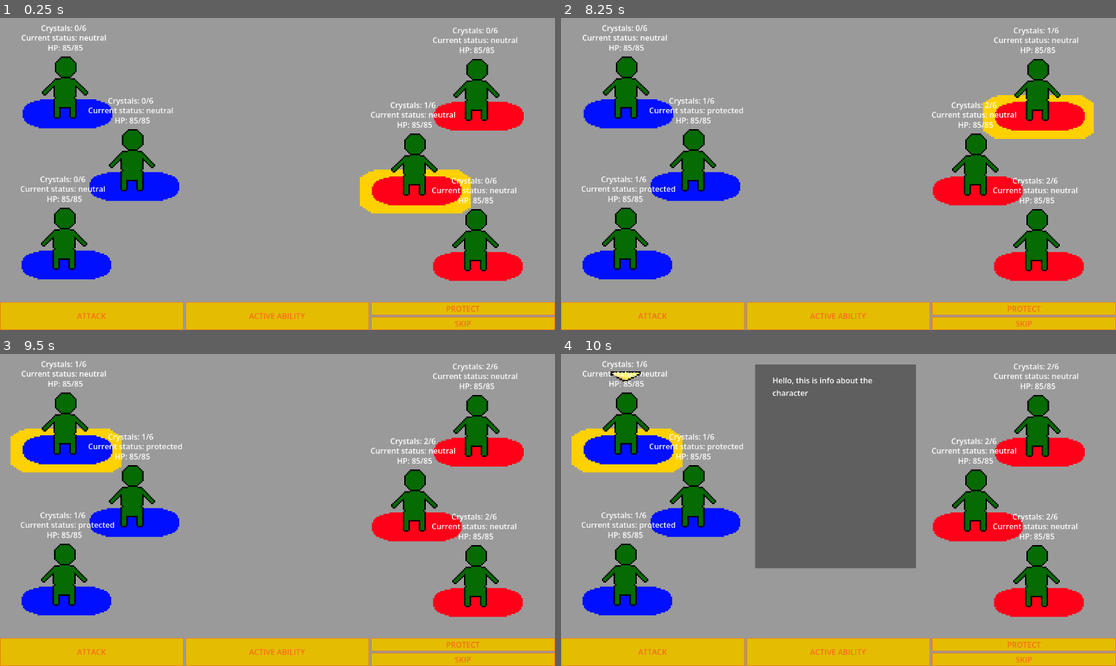
Above: before the commit, frames 1-4 (two rows, left to right).
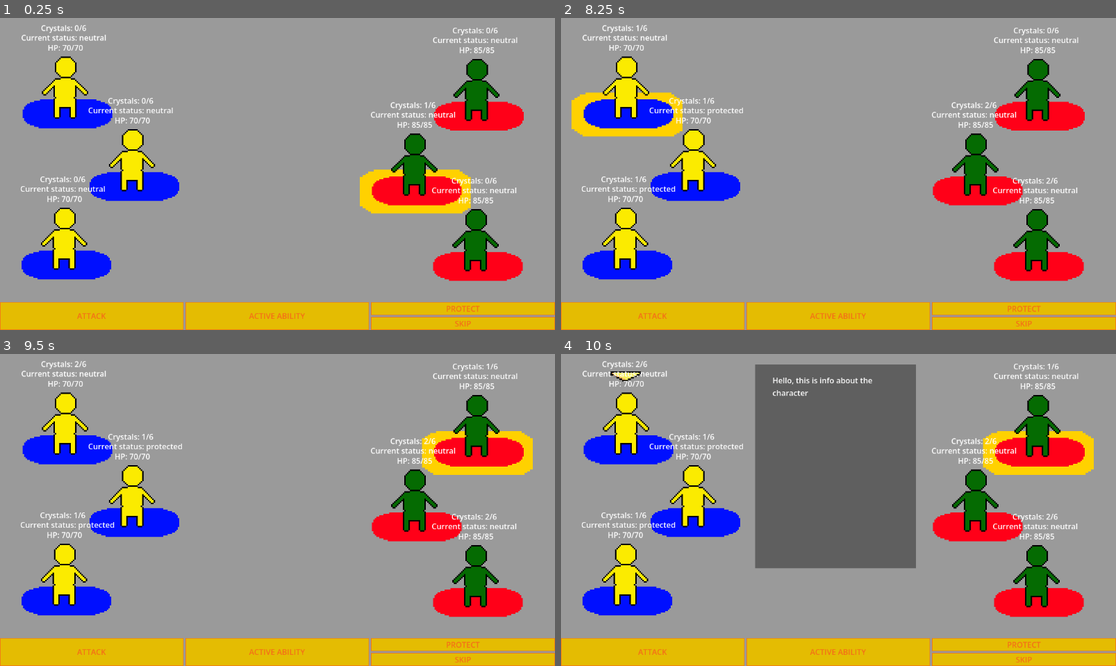
Above: after the commit, the same moments.

Repository: crowprogramsgames/erpge
Game: Godot game, scene res://scenes/battle/battle.tscn
Same seed, same stepped clock (60 frames per second), same inputs: the game is played once before the commit and once after it.
Inputs (mouse positions are in pixels of both pictures, inside the frame that each line leads up to):
- Up to frame 1 (0.25 s): no input
- Up to frame 2 (8.25 s): click "ACTIVE ABILITY" at 0.5 s; click "SKIP" at 1.25 s; click "SKIP" at 2 s; click "ATTACK" at 2.75 s; click "PROTECT" at 3.5 s; click "ATTACK" at 4.25 s; click "ACTIVE ABILITY" at 5 s; click "PROTECT" at 5.75 s; click "ATTACK" at 6.5 s; click "ACTIVE ABILITY" at 7.25 s; click "PROTECT" at 8 s
- Up to frame 3 (9.5 s): click "SKIP" at 8.75 s
- Up to frame 4 (10 s): tap Enter at 9.5 s; move the mouse to (627, 425) at 9.52 s; press the mouse at (627, 425) at 9.53 s

The runs differ from the first frame. In frame 1, 2.0% of the frame differs, in the area x 7-28%, y 8-81%; in frame 2, 4.6%, in the area x 1-96%, y 2-81%; in frame 3, 4.6%; in frame 4, 4.6%.

Commit message:
warrior finished and tested

Diff:
--- a/archetypes/starters/Druid/a_druid.tres
+++ /dev/null
@@ -1,8 +0,0 @@
-[gd_resource type="Resource" format=3 uid="uid://bftes84o4gqwr"]
-
-[ext_resource type="Script" uid="uid://bwlx8rbmi5kk1" path="res://archetypes/starters/Druid/a_druid.gd" id="1_hpnls"]
-
-[resource]
-script = ExtResource("1_hpnls")
-active_name = "Wood wall"
-active_desc = "All allies are granted the \"protected\" status"
--- a/archetypes/starters/Druid/druid.tres
+++ /dev/null
@@ -1,20 +0,0 @@
-[gd_resource type="Resource" script_class="Archetype" format=3 uid="uid://dqjgchpjekseo"]
-
-[ext_resource type="Resource" uid="uid://bftes84o4gqwr" path="res://archetypes/starters/Druid/a_druid.tres" id="1_3u4nk"]
-[ext_resource type="Resource" uid="uid://wqnk4ov8h4yh" path="res://archetypes/starters/Druid/p_druid.tres" id="2_44v22"]
-[ext_resource type="Texture2D" uid="uid://b0o1aj5ipjy2d" path="res://art/adv_sprites/end_files.png" id="3_erv30"]
-[ext_resource type="Script" uid="uid://qoe7jgamtuc7" path="res://resources/archetype.gd" id="4_0n2sj"]
-[ext_resource type="Resource" uid="uid://bikue0lgh7foy" path="res://statuses/neutral.tres" id="5_e4a2v"]
-[ext_resource type="Resource" uid="uid://cjk75gk15incr" path="res://archetypes/starters/Druid/druid_stats.tres" id="6_cs42n"]
-[ext_resource type="Resource" uid="uid://b0slrx608lvjt" path="res://items/weapons/club.tres" id="7_quhw2"]
-
-[resource]
-script = ExtResource("4_0n2sj")
-arch_name = "Druid"
-arch_desc = "The bark of the trees will protect us"
-portrait = ExtResource("3_erv30")
-stats = ExtResource("6_cs42n")
-passive_ability = ExtResource("2_44v22")
-active_ability = ExtResource("1_3u4nk")
-weapon = ExtResource("7_quhw2")
-metadata/_custom_type_script = "uid://qoe7jgamtuc7"
--- a/archetypes/starters/Druid/p_druid.tres
+++ /dev/null
@@ -1,9 +0,0 @@
-[gd_resource type="Resource" format=3 uid="uid://wqnk4ov8h4yh"]
-
-[ext_resource type="Script" uid="uid://df27rfrtjx2ou" path="res://resources/modifier.gd" id="1_wtkn4"]
-[ext_resource type="Script" uid="uid://gmws0qse10v6" path="res://archetypes/starters/Druid/p_druid.gd" id="2_h6xot"]
-
-[resource]
-script = ExtResource("2_h6xot")
-passive_name = "Creepy thorns"
-passive_desc = "Thorns cover those who take a defensive position. Whoever dares to attack them will be harmed back"
--- /dev/null
+++ b/archetypes/starters/Warden/a_warden.tres
@@ -0,0 +1,8 @@
+[gd_resource type="Resource" format=3 uid="uid://bftes84o4gqwr"]
+
+[ext_resource type="Script" uid="uid://bwlx8rbmi5kk1" path="res://archetypes/starters/Warden/a_warden.gd" id="1_jg1go"]
+
+[resource]
+script = ExtResource("1_jg1go")
+active_name = "Vine Barrier"
+active_desc = "All allies are granted the \"protected\" status"
--- /dev/null
+++ b/archetypes/starters/Warden/p_warden.tres
@@ -0,0 +1,9 @@
+[gd_resource type="Resource" format=3 uid="uid://wqnk4ov8h4yh"]
+
+[ext_resource type="Script" uid="uid://df27rfrtjx2ou" path="res://resources/modifier.gd" id="1_o7bt5"]
+[ext_resource type="Script" uid="uid://gmws0qse10v6" path="res://archetypes/starters/Warden/p_warden.gd" id="2_c6jfm"]
+
+[resource]
+script = ExtResource("2_c6jfm")
+passive_name = "Overgrown thorns"
+passive_desc = "Thorns cover those who take a defensive position. Whoever dares to attack them will be harmed back"
--- /dev/null
+++ b/archetypes/starters/Warden/warden.tres
@@ -0,0 +1,20 @@
+[gd_resource type="Resource" script_class="Archetype" format=3 uid="uid://dqjgchpjekseo"]
+
+[ext_resource type="Resource" uid="uid://bftes84o4gqwr" path="res://archetypes/starters/Warden/a_warden.tres" id="1_tr1x6"]
+[ext_resource type="Resource" uid="uid://wqnk4ov8h4yh" path="res://archetypes/starters/Warden/p_warden.tres" id="2_a35kf"]
+[ext_resource type="Texture2D" uid="uid://b0o1aj5ipjy2d" path="res://art/adv_sprites/end_files.png" id="3_k6lrn"]
+[ext_resource type="Script" uid="uid://qoe7jgamtuc7" path="res://resources/archetype.gd" id="4_vqrcr"]
+[ext_resource type="Resource" uid="uid://bikue0lgh7foy" path="res://statuses/neutral.tres" id="5_txg0t"]
+[ext_resource type="Resource" uid="uid://cjk75gk15incr" path="res://archetypes/starters/Warden/warden_stats.tres" id="6_1a3xb"]
+[ext_resource type="Resource" uid="uid://b0slrx608lvjt" path="res://items/weapons/club.tres" id="7_uev7b"]
+
+[resource]
+script = ExtResource("4_vqrcr")
+arch_name = "Warden"
+arch_desc = "A guardian of the weak sheltered in the forest"
+portrait = ExtResource("3_k6lrn")
+stats = ExtResource("6_1a3xb")
+passive_ability = ExtResource("2_a35kf")
+active_ability = ExtResource("1_tr1x6")
+weapon = ExtResource("7_uev7b")
+metadata/_custom_type_script = "uid://qoe7jgamtuc7"
--- /dev/null
+++ b/archetypes/starters/Warrior/a_warrior.gd
@@ -0,0 +1,31 @@
+extends Active
+
+func a_action() -> void:
+	Action.set_action(Action.ActionType.ABILITY, Action.Targets.ENEMY, Action.Restriction.TARGET, true)
+	source.action_menu.cancelBtn.show()
+	Events.choose_target.emit()
+
+func a_ability(targets: Array[Character]) -> void:
+	var roll = 20
+	var hit_data : Array[float]
+	var hit_mult : float
+	var pre_bonus : float
+
+	for target in targets:
+		if target.status_manager.check_status("protected"):
+			target.status_manager.grant_status("fragile")
+		else:
+			hit_data  = GL.hit(roll, source, target)
+			hit_mult = hit_data[0]
+			pre_bonus = hit_data[1]
+
+			if hit_mult == -1:
+				pass
+			else:
+				var dmg : int = GL.damage(pre_bonus, hit_mult, source, target)
+				print(source.stats.char_name + " has dealt " + str(dmg) + " damage to " + target.stats.char_name)
+				target.be_dealt_dmg(dmg)
+				if(dmg > 0):
+					Events.attack_hit.emit(source, target)
+
+	source.end_of_turn()
--- /dev/null
+++ b/archetypes/starters/Warrior/a_warrior.tres
@@ -0,0 +1,8 @@
+[gd_resource type="Resource" format=3 uid="uid://1d5hu0wkevc8"]
+
+[ext_resource type="Script" uid="uid://clp2ubteykji" path="res://archetypes/starters/Warrior/a_warrior.gd" id="1_ouk1h"]
+
+[resource]
+script = ExtResource("1_ouk1h")
+active_name = "Precision Strike"
+active_desc = "One precise attack that destroys any shield and pierces any armor"
--- /dev/null
+++ b/archetypes/starters/Warrior/p_warrior.gd
@@ -0,0 +1,13 @@
+extends Passive
+
+@export var hp_threshold : float = 0.5
+
+func _set_triggers():
+	Events.attack_hit.connect(_on_attack_hit)
+
+func _set_modifiers():
+	pass
+
+func _on_attack_hit(origin: Character , target: Character):
+	if target == source && target.stats.hp <= target.stats.max_hp * hp_threshold :
+		target.effect_manager.grant_effect(0,3,0,0,0,3)
--- /dev/null
+++ b/archetypes/starters/Warrior/p_warrior.tres
@@ -0,0 +1,8 @@
+[gd_resource type="Resource" format=3 uid="uid://c2xlkwhpyidre"]
+
+[ext_resource type="Script" uid="uid://df27rfrtjx2ou" path="res://resources/modifier.gd" id="1_4mbwl"]
+[ext_resource type="Script" uid="uid://bodhrr5nayr6x" path="res://archetypes/starters/Warrior/p_warrior.gd" id="1_y852y"]
+
+[resource]
+script = ExtResource("1_y852y")
+passive_name = "Last Stance"
--- /dev/null
+++ b/archetypes/starters/Warrior/warrior.tres
@@ -0,0 +1,20 @@
+[gd_resource type="Resource" script_class="Archetype" format=3 uid="uid://ckg57dwhj7eo5"]
+
+[ext_resource type="Texture2D" uid="uid://c3ln38i5c62el" path="res://art/adv_sprites/luc_files.png" id="1_1vbcy"]
+[ext_resource type="Script" uid="uid://qoe7jgamtuc7" path="res://resources/archetype.gd" id="1_3eew5"]
+[ext_resource type="Resource" uid="uid://1d5hu0wkevc8" path="res://archetypes/starters/Warrior/a_warrior.tres" id="1_pvs5m"]
+[ext_resource type="Resource" uid="uid://c2xlkwhpyidre" path="res://archetypes/starters/Warrior/p_warrior.tres" id="2_4owrg"]
+[ext_resource type="Resource" uid="uid://bikue0lgh7foy" path="res://statuses/neutral.tres" id="2_c0s70"]
+[ext_resource type="Resource" uid="uid://c6nvnfueteslh" path="res://archetypes/starters/Warrior/warrior_stats.tres" id="4_pvs5m"]
+[ext_resource type="Resource" uid="uid://dy4imxdahwk4w" path="res://items/weapons/longsword.tres" id="7_4owrg"]
+
+[resource]
+script = ExtResource("1_3eew5")
+arch_name = "Warrior"
+arch_desc = "A veteran weapon wielder with many battles to their name"
+portrait = ExtResource("1_1vbcy")
+stats = ExtResource("4_pvs5m")
+passive_ability = ExtResource("2_4owrg")
+active_ability = ExtResource("1_pvs5m")
+weapon = ExtResource("7_4owrg")
+metadata/_custom_type_script = "uid://qoe7jgamtuc7"
--- /dev/null
+++ b/archetypes/starters/Warrior/warrior_stats.tres
@@ -0,0 +1,14 @@
+[gd_resource type="Resource" script_class="Stats" format=3 uid="uid://c6nvnfueteslh"]
+
+[ext_resource type="Script" uid="uid://dcbe8jtdelre3" path="res://resources/stats.gd" id="1_fevlv"]
+
+[resource]
+script = ExtResource("1_fevlv")
+max_hp = 70
+hp = 70
+pwr = 2
+end = 4
+fin = 1
+ref = 1
+vir = -1
+metadata/_custom_type_script = "uid://dcbe8jtdelre3"
--- a/scenes/battle/battle.tscn
+++ b/scenes/battle/battle.tscn
@@ -1,7 +1,8 @@
 [gd_scene format=3 uid="uid://bodm2l08c8c8i"]
 
 [ext_resource type="Script" uid="uid://dxmrj33k40akw" path="res://scenes/battle/battle.gd" id="1_hyhfg"]
-[ext_resource type="Resource" uid="uid://dqjgchpjekseo" path="res://archetypes/starters/Druid/druid.tres" id="3_0yh6x"]
+[ext_resource type="Resource" uid="uid://dqjgchpjekseo" path="res://archetypes/starters/Warden/warden.tres" id="3_0yh6x"]
+[ext_resource type="Resource" uid="uid://ckg57dwhj7eo5" path="res://archetypes/starters/Warrior/warrior.tres" id="3_h0kxc"]
 [ext_resource type="PackedScene" uid="uid://bw41icrjlvr7" path="res://scenes/characters/character.tscn" id="3_jkydm"]
 [ext_resource type="Script" uid="uid://chyypd4kosl8q" path="res://scenes/battle/action.gd" id="20_fe4ja"]
 
@@ -29,17 +30,17 @@
 [node name="Character" parent="BlueHandler" unique_id=1370791865 groups=["blue_team"] instance=ExtResource("3_jkydm")]
 position = Vector2(132, 156)
 char_name = &"Paco"
-archetype = ExtResource("3_0yh6x")
+archetype = ExtResource("3_h0kxc")
 
 [node name="Character2" parent="BlueHandler" unique_id=2133214311 groups=["blue_team"] instance=ExtResource("3_jkydm")]
 position = Vector2(271, 307)
 char_name = &"Pedro"
-archetype = ExtResource("3_0yh6x")
+archetype = ExtResource("3_h0kxc")
 
 [node name="Character3" parent="BlueHandler" unique_id=1590214184 groups=["blue_team"] instance=ExtResource("3_jkydm")]
 position = Vector2(130, 470)
 char_name = &"Paula"
-archetype = ExtResource("3_0yh6x")
+archetype = ExtResource("3_h0kxc")
 
 [node name="RedHandler" type="Node2D" parent="." unique_id=96916074]
 
Renamed: archetypes/starters/Druid/a_druid.gd -> archetypes/starters/Warden/a_warden.gd
Renamed: archetypes/starters/Druid/a_druid.gd.uid -> archetypes/starters/Warden/a_warden.gd.uid
Renamed: archetypes/starters/Druid/p_druid.gd -> archetypes/starters/Warden/p_warden.gd
Renamed: archetypes/starters/Druid/p_druid.gd.uid -> archetypes/starters/Warden/p_warden.gd.uid
Renamed: archetypes/starters/Druid/druid_stats.tres -> archetypes/starters/Warden/warden_stats.tres
Not shown, added: archetypes/starters/Warrior/a_warrior.gd.uid
Not shown, added: archetypes/starters/Warrior/p_warrior.gd.uid
